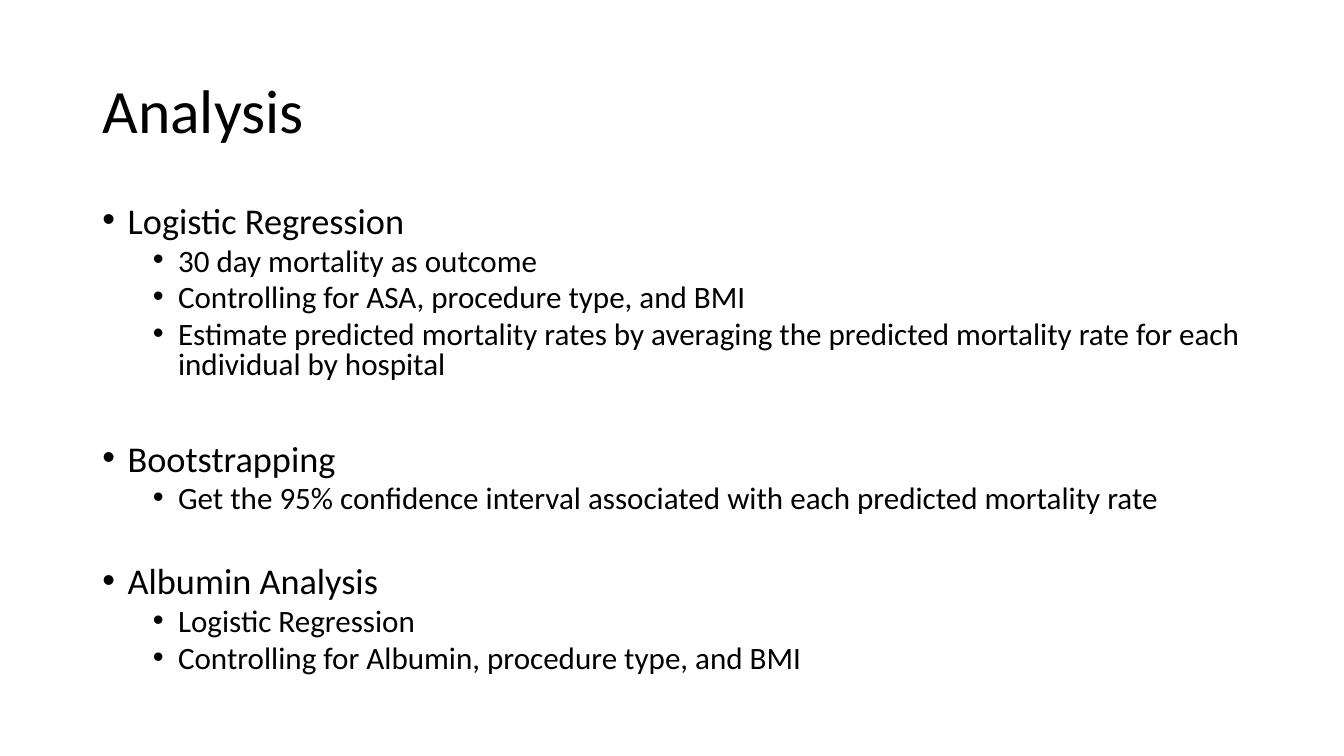
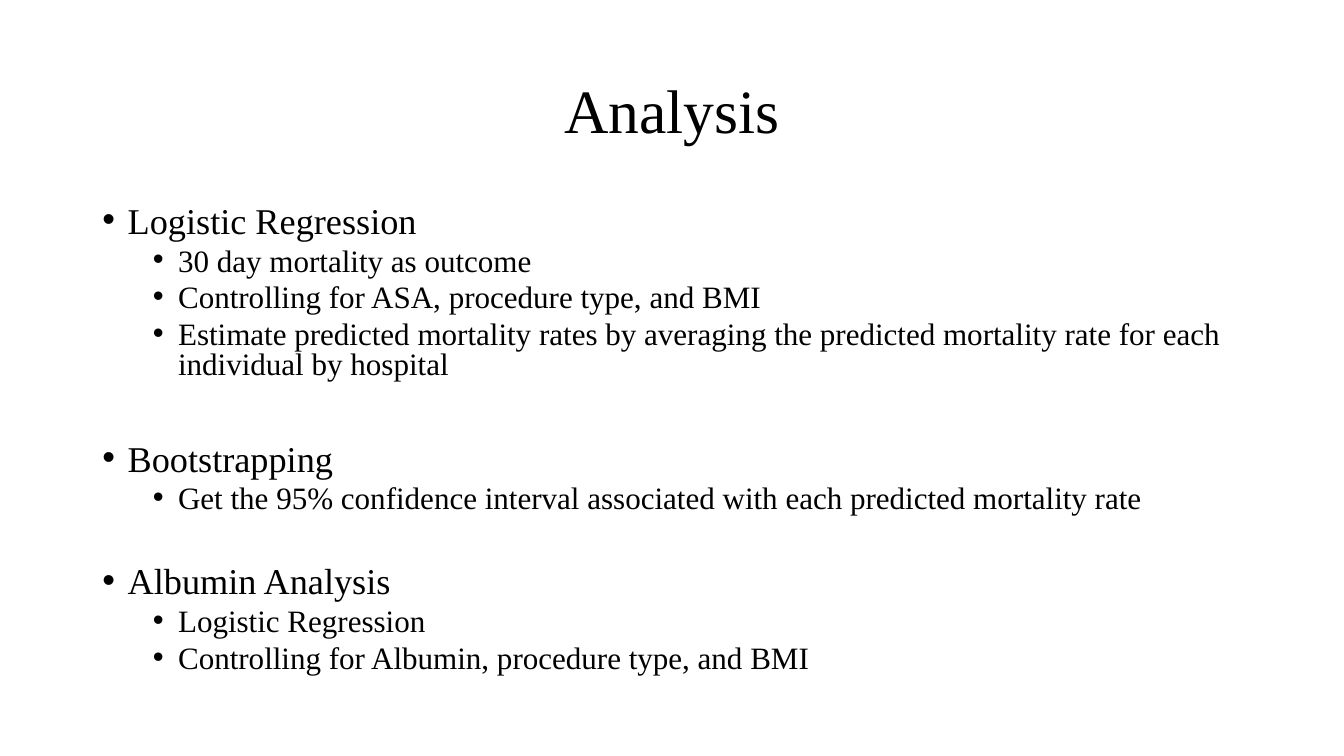
Before and after one commit to elcotton/bios6623-elcotton, a slide deck: slide 4 of Project2/Reports/BIOS6623_Project2_FinalPresentation.pptx. Drawn at 1344x756 pixels with LibreOffice and Linux fonts; fonts in the diff are those of the drawing. Boxes give left, top, right and bottom in pixels: in the first picture for what was removed or moved away, otherwise in the second. Text is boxed around its words. In the diff, an @@ line names an element or a change of style, - is before the commit and + after.

Commit message:
FInal Project Analysis, cleaning up code

```diff
--- a/Project2/Reports/BIOS6623_Project2_FinalPresentation.pptx
+++ b/Project2/Reports/BIOS6623_Project2_FinalPresentation.pptx
@@ title "Analysis" at [564, 90, 779, 144]: font Calibri to Times New Roman; alignment left to centre @@
@@ text "Logistic Regression" at [128, 210, 1220, 675]: font Calibri to Times New Roman @@
```
Also in this commit, not shown: 4 other slides changed, 2 slides added, 3 slides removed, 5 other files.
